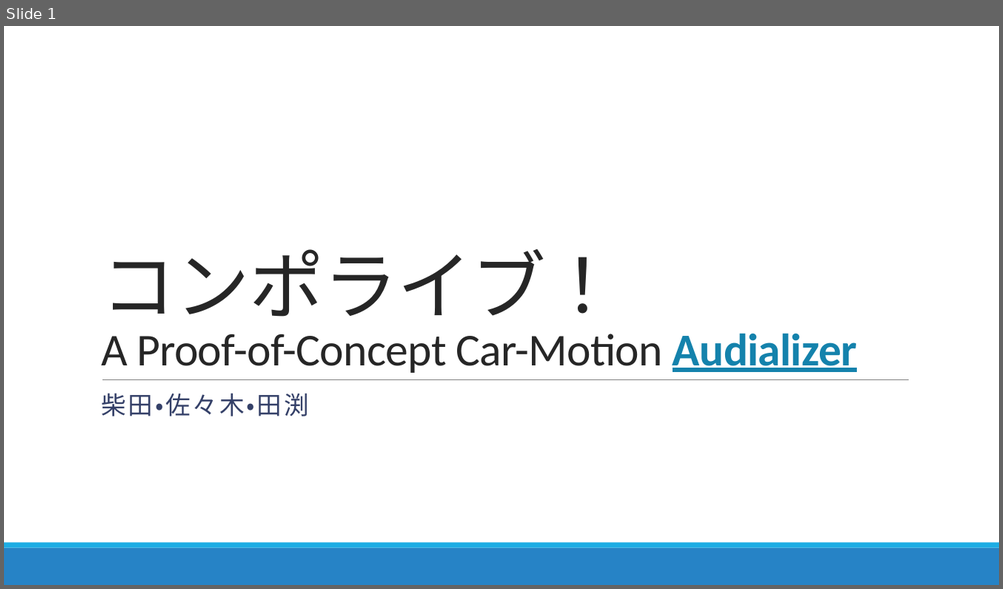
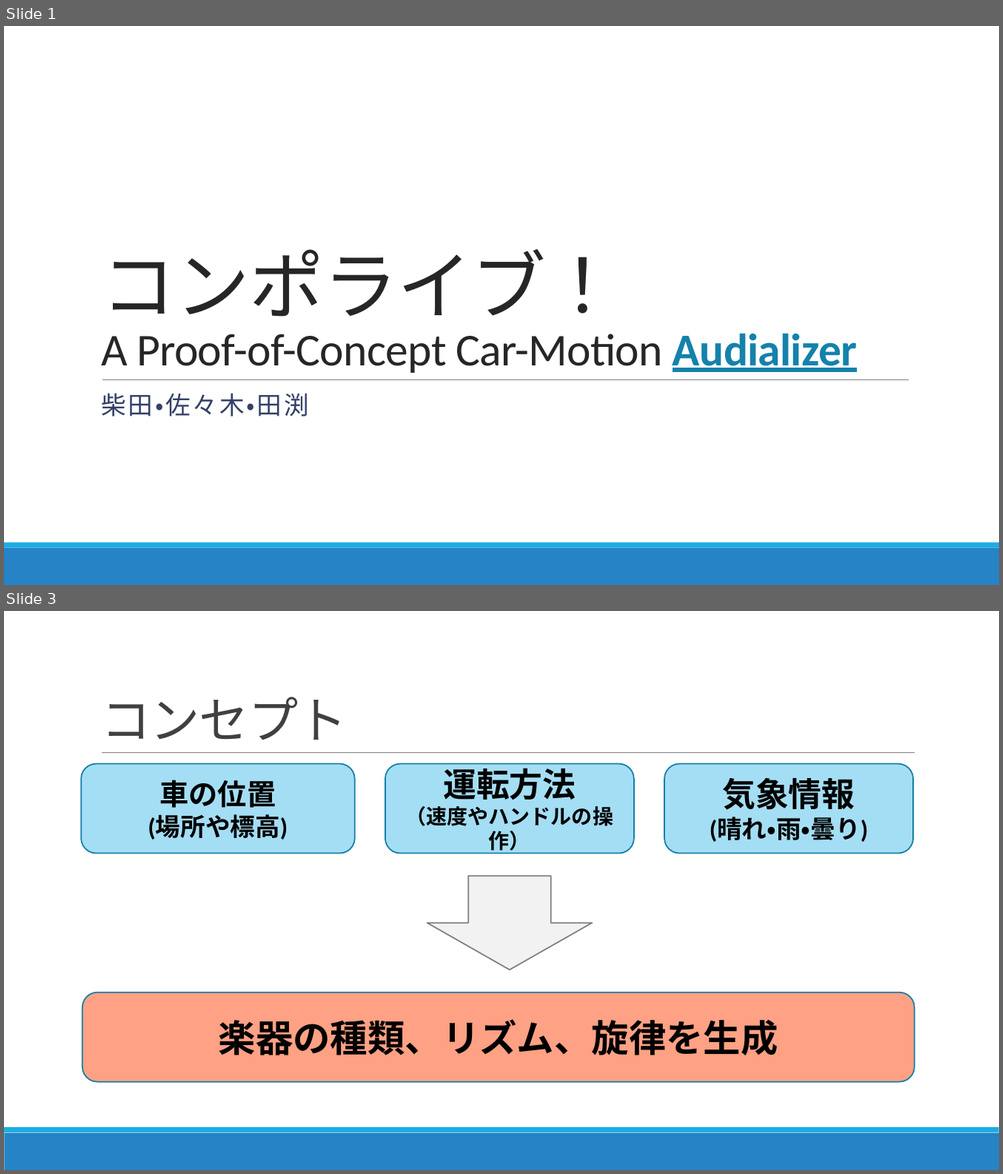
Before and after one commit to aquavit/comporive, a slide deck: コンポライブ.pptx. Shown one above the other, each under a label of ours: slide 1 before the commit, slides 1 and 3 after it; the slides between them are not shown. The pictures are 1003x589 and 1003x1174 pixels, drawn with LibreOffice and Linux fonts; fonts in the diff are those of the drawing. Boxes give left, top, right and bottom in pixels: in the first picture for what was removed or moved away, otherwise in the second. Text is boxed around its words. In the diff, an @@ line names an element or a change of style, - is before the commit and + after.

```diff
--- a/コンポライブ.pptx
+++ b/コンポライブ.pptx
@@ slide 3 added at [4, 611, 999, 1170], background #FFFFFF; not listed: 2 template elements that a slide beside it also shows @@
@@ title added at [101, 697, 347, 740], 48 pt, text #404040 @@
+コンセプト
@@ rounded rectangle added at [81, 764, 355, 854], fill #A4DEF4, outline #1580A9 1.25 pt, 24 pt, text #000000, bold @@
+車の位置
+(場所や標高)
@@ line added from (102, 753) to (915, 753), #808080 0.5 pt @@
@@ rounded rectangle added at [385, 764, 634, 854], fill #A4DEF4, outline #1580A9 1.25 pt, 20 pt, text #000000, bold @@
+運転方法
+（速度やハンドルの操作）
@@ rounded rectangle added at [664, 764, 913, 854], fill #A4DEF4, outline #1580A9 1.25 pt, 24 pt, text #000000, bold @@
+気象情報
+(晴れ・雨・曇り)
@@ down arrow added at [427, 876, 592, 970], fill #F2F2F2, outline #808080 1.25 pt @@
@@ rounded rectangle added at [82, 993, 914, 1082], fill #FEA184, outline #1580A9 1.25 pt, 36 pt, text #000000, bold @@
+楽器の種類、リズム、旋律を生成
```
Also in this commit, not shown: 1 slide changed, 3 other slides added, 1 slide removed.
